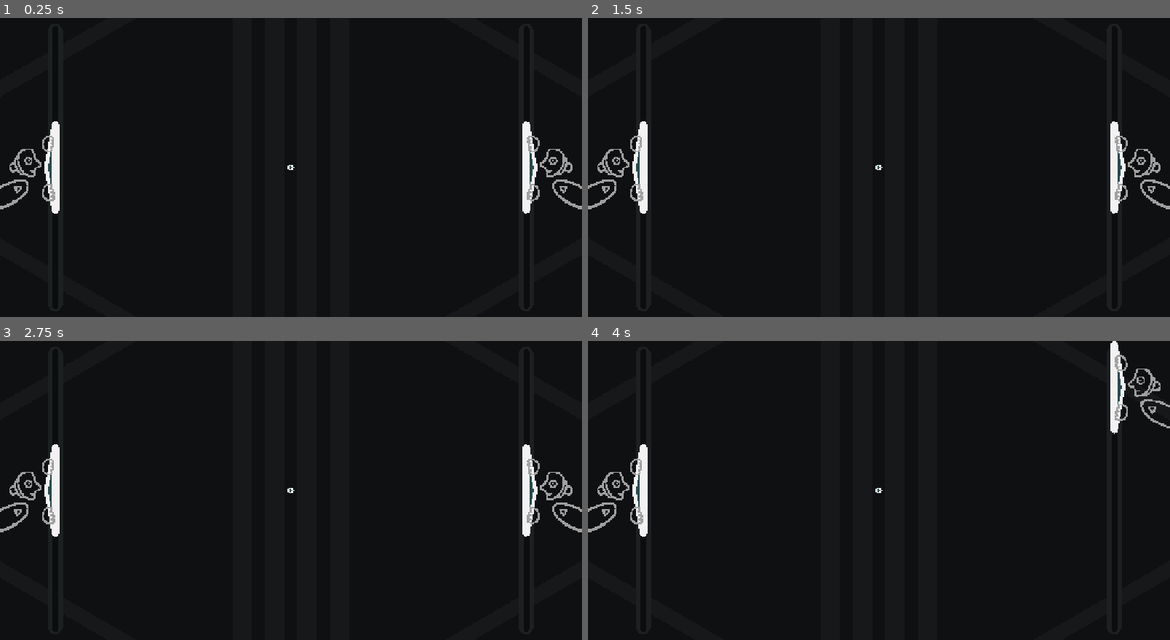
Above: before the commit, frames 1-4 (two rows, left to right).
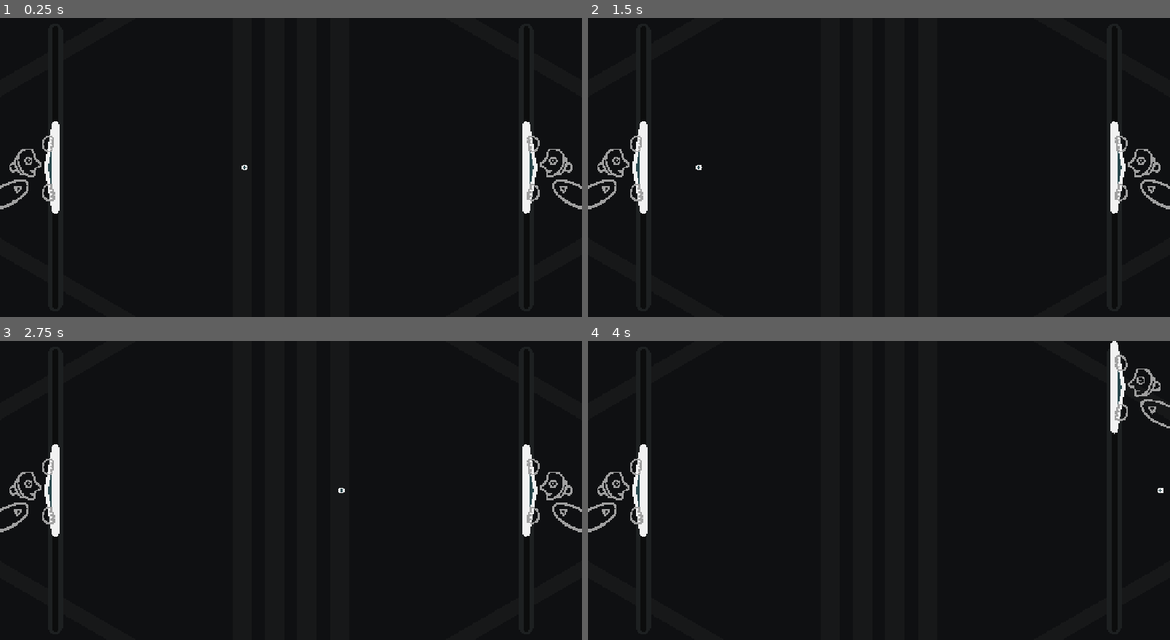
Above: after the commit, the same moments.

Repository: pixerhp/Pixers-Pong
Game: Godot game, scene res://scenes/topscenes/gameplay_topscene.tscn
Same seed, same stepped clock (60 frames per second), same inputs: the game is played once before the commit and once after it.
Inputs (mouse positions are in pixels of both pictures, inside the frame that each line leads up to):
- Up to frame 1 (0.25 s): no input
- Up to frame 2 (1.5 s): move the mouse to (1007, 152) at 0.52 s; hold Right (plr2_bump_right) 0.53-1.28 s; click (1007, 152) at 0.67 s; move the mouse to (762, 182) at 1.27 s; hold A (plr1_bump_left) from 1.28 s (still down)
- Up to frame 3 (2.75 s): move the mouse to (349, 424) at 2.02 s; release A (plr1_bump_left) at 2.03 s; hold Right (plr2_bump_right) from 2.03 s (still down)
- Up to frame 4 (4 s): move the mouse to (849, 550) at 2.77 s; release Right (plr2_bump_right) at 2.78 s; hold Up (plr2_up) 2.78-3.53 s; click (849, 550) at 2.92 s; move the mouse to (1053, 535) at 3.52 s; hold A (plr1_bump_left) from 3.53 s (still down)

The runs differ from the first frame. In frame 1, less than 0.1% of the frame differs, in the area x 41-51%, y 49-51%; in frame 2, less than 0.1%; in frame 3, less than 0.1%, in the area x 49-60%, y 49-51%; in frame 4, less than 0.1%.

Commit message:
Implement foundations of ball collision/movement

Diff:
--- a/scenes/paddle.tscn
+++ b/scenes/paddle.tscn
@@ -70,7 +70,6 @@
 
 [node name="AreaCollider" type="Area2D" parent="." unique_id=905259053]
 unique_name_in_owner = true
-visible = false
 
 [node name="FrontCapsule" type="CollisionShape2D" parent="AreaCollider" unique_id=375941652]
 shape = SubResource("CapsuleShape2D_llhxm")
--- a/scenes/topscenes/gameplay_topscene.tscn
+++ b/scenes/topscenes/gameplay_topscene.tscn
@@ -151,7 +151,7 @@
 [node name="Ball" type="Node2D" parent="." unique_id=2146992066]
 unique_name_in_owner = true
 position = Vector2(630, 324)
-metadata/velocity = Vector2(0, 0)
+metadata/velocity = Vector2(-400, 0)
 
 [node name="BallMeshInner" type="MeshInstance2D" parent="Ball" unique_id=1691678160]
 self_modulate = Color(0.16470589, 0.28627452, 0.30588236, 1)
@@ -163,8 +163,10 @@
 scale = Vector2(14, 14)
 mesh = ExtResource("2_rncwu")
 
-[node name="BallShapeCast" type="ShapeCast2D" parent="Ball" unique_id=515139131]
+[node name="BallShapeCast" type="ShapeCast2D" parent="." unique_id=515139131]
 unique_name_in_owner = true
+position = Vector2(630, 324)
+enabled = false
 shape = SubResource("CircleShape2D_hx5ms")
 target_position = Vector2(0, 0)
 collide_with_areas = true
--- a/scripts/gameplay_script.gd
+++ b/scripts/gameplay_script.gd
@@ -133,13 +133,67 @@
 @onready var BALL_Y_BOTTOMLIMIT: float = Globals.GAME_SIZE.y - %BallShapeCast.shape.radius
 const BALL_PADHIT_SPEEDUP: float = 50
 const BALL_MAX_SPEED: float = 2500
+const BALL_MAX_BOUNCE_LOOPS: int = 100
 # Constants and variables associated with the ball's trail:
 const BALLTRAIL_DURATION: float = 250
 var balltrail_positions: PackedVector2Array = []
 var balltrail_times: PackedInt64Array = []
 
 func handle_ball_movement_and_trail(delta: float):
-	pass
+	var ball_curr_position: Vector2 = Vector2()
+	var ball_new_position: Vector2 = %Ball.position
+	var ball_velocity: Vector2 = %Ball.get_meta("velocity")
+	if ball_velocity == Vector2(0,0):
+		return
+	var move_fraction_remaining: float = 1.0
+	var safe_fraction: float = 0.0
+	var unsafe_fraction: float = 0.0
+
+	var left_paddle_collider: Area2D = %LeftPaddle/AreaCollider
+	var right_paddle_collider: Area2D = %RightPaddle/AreaCollider
+
+	for loop: int in range(BALL_MAX_BOUNCE_LOOPS):
+		ball_curr_position = ball_new_position
+
+		# Shapecast from where the ball is to the full length of where it wants to go:
+		%BallShapeCast.position = ball_curr_position
+		ball_new_position = ball_curr_position + (move_fraction_remaining * ball_velocity * delta)
+		%BallShapeCast.target_position = ball_new_position - ball_curr_position
+		%BallShapeCast.force_shapecast_update()
+		# Get how far the ball can go before colliding:
+		safe_fraction = %BallShapeCast.get_closest_collision_safe_fraction()
+		unsafe_fraction = %BallShapeCast.get_closest_collision_unsafe_fraction()
+		# Move the ball to just before its first collision, and make its new position be just after:
+		ball_new_position = ball_curr_position + (unsafe_fraction * move_fraction_remaining * ball_velocity * delta)
+		ball_curr_position = ball_curr_position + (move_fraction_remaining * safe_fraction * ball_velocity * delta)
+		# Subtract from the movement fraction remaining, and add to the ball trail:
+		move_fraction_remaining -= move_fraction_remaining * safe_fraction
+		balltrail_positions.append(ball_curr_position)
+		balltrail_times.append(Time.get_ticks_msec())
+
+		# If the ball couldn't go all the way it wanted to:
+		if not (ball_new_position == ball_curr_position):
+			# Shapecast the small distance between where it is and a step further into collision:
+			%BallShapeCast.position = ball_curr_position
+			%BallShapeCast.target_position = ball_new_position - ball_curr_position
+			%BallShapeCast.force_shapecast_update()
+			# Change the ball's velocity based on its collisions:
+			for coll_index: int in range(%BallShapeCast.get_collision_count()):
+				match %BallShapeCast.get_collider(coll_index):
+					left_paddle_collider:
+						ball_velocity.x = abs(ball_velocity.x)
+					right_paddle_collider:
+						ball_velocity.x = -1.0 * abs(ball_velocity.x)
+
+		if (move_fraction_remaining <= 0.0):
+			break
+
+	# !!! temporary teleport to center if ball goes too far to the left/right:
+	if abs(ball_curr_position.x - (Globals.GAME_SIZE.x / 2.0)) > ((Globals.GAME_SIZE.x / 2.0) + 20):
+		ball_curr_position = Globals.GAME_SIZE / 2.0
+
+	%Ball.position = ball_curr_position
+	%Ball.set_meta("velocity", ball_velocity)
 
 func handle_ball_movement(delta: float):
 	var ball_velocity: Vector2 = %Ball.get_meta("velocity")
